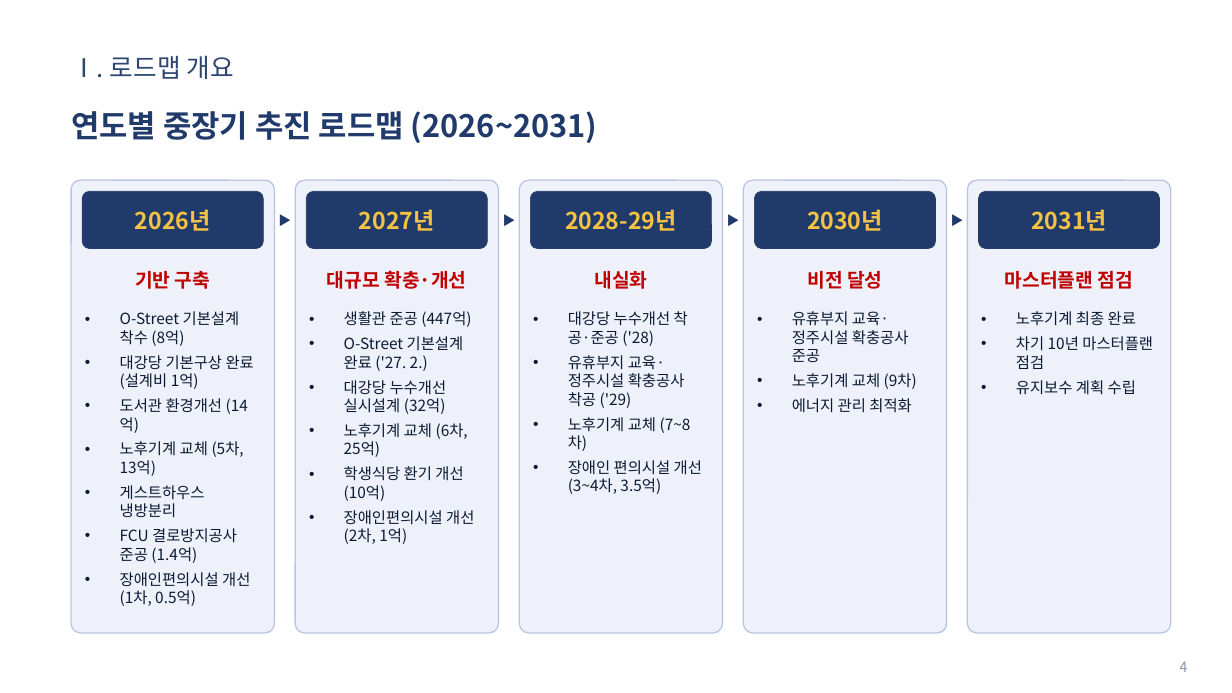
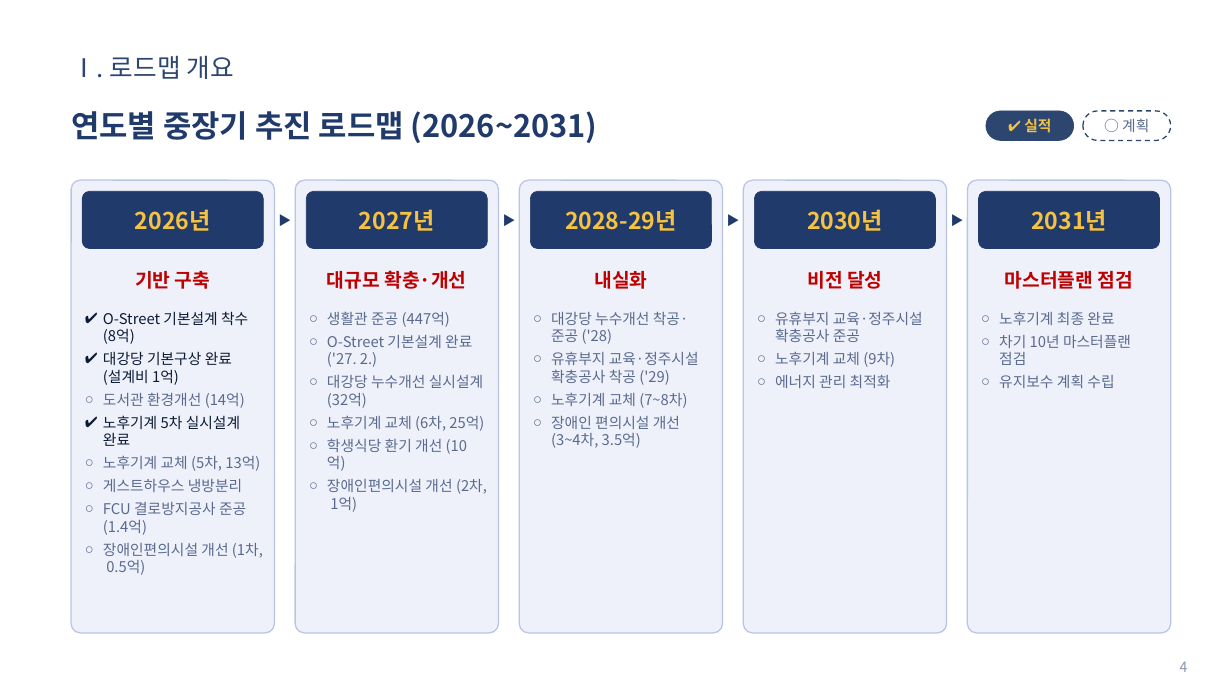
Before and after one commit to teahyunkim70-bot/my-project, a slide deck: slide 4 of Vision2030_Roadmap_발표자료.pptx. Drawn at 1232x693 pixels with LibreOffice and Linux fonts; fonts in the diff are those of the drawing; background and template pictures are left out. Boxes give left, top, right and bottom in pixels: in the first picture for what was removed or moved away, otherwise in the second. Text is boxed around its words. In the diff, an @@ line names an element or a change of style, - is before the commit and + after.

```diff
--- a/Vision2030_Roadmap_발표자료.pptx
+++ b/Vision2030_Roadmap_발표자료.pptx
@@ rounded rectangle added at (986, 111, 1074, 140), fill #2C4670, outline #2C4670 0.5 pt @@
@@ text added at (1024, 118, 1051, 133), 11.5 pt, text #F5C242, bold @@
+✔ 실적
@@ rounded rectangle added at (1083, 111, 1171, 140), fill #FFFFFF, outline #2C4670 1 pt dashed @@
@@ text added at (1122, 119, 1149, 132), 11.5 pt, text #5A6A8E @@
+○ 계획
@@ text at (103, 311, 263, 575): size 12 to 11.5 pt in "O-Street 기본설계 착수 (8억)", "대강당 기본구상 완료 (설계비 1억)", "도서관 환경개선 (14억)", "노후기계 교체 (5차, 13억)" and 3 more places; text colour #0B1A33 to #5A6A8E in "도서관 환경개선 (14억)", "노후기계 교체 (5차, 13억)", "게스트하우스 냉방분리", "FCU 결로방지공사 준공 (1.4억)" and 1 more places; bullet • to ✔; less space between paragraphs; bullet • to ○ @@
@@ size 12 to 11.5 pt, text colour #0B1A33 to #5A6A8E; bullet • to ○; less space between paragraphs in 4 elements at (327, 311, 487, 512), (551, 312, 699, 448), (775, 312, 923, 388), (999, 311, 1131, 388) @@
@@ text at (103, 415, 240, 446): paragraph added @@
+✔ 노후기계 5차 실시설계 완료
```
Also in this commit, not shown: 7 other slides changed.
